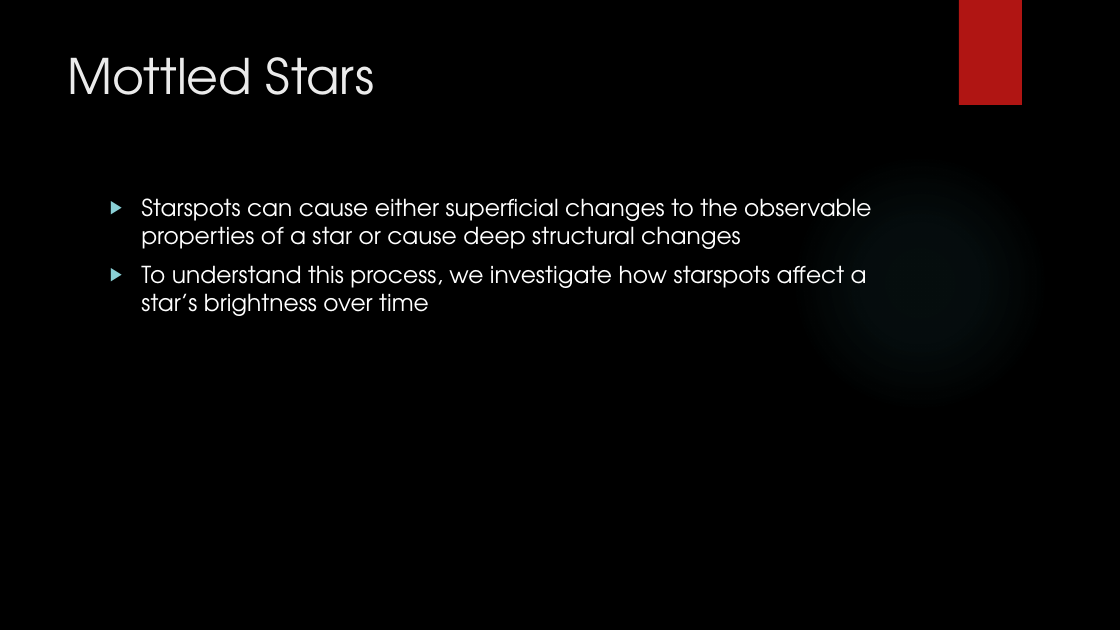
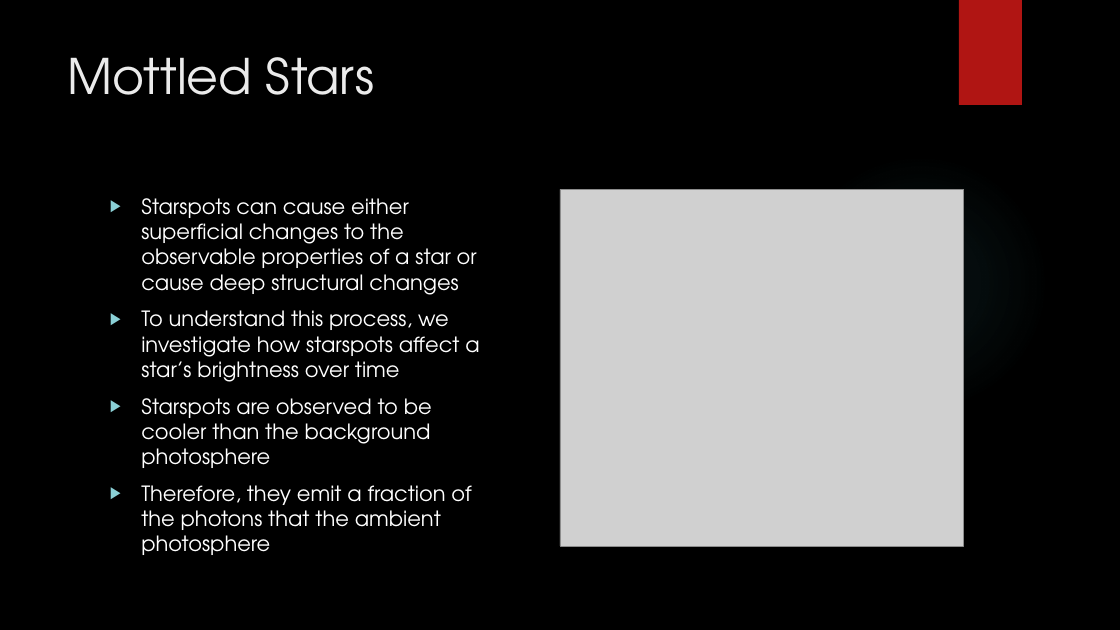
Before and after one commit to mljohn2151/ASTR-3150-GitHub, a slide deck: slide 2 of FUSE - Mottled Stars/FUSE Methodology/Mottled Stars Methodology.pptx. Drawn at 1120x630 pixels with LibreOffice and Linux fonts; fonts in the diff are those of the drawing; grey boxes stand for pictures; background and template pictures are left out. Boxes give left, top, right and bottom in pixels: in the first picture for what was removed or moved away, otherwise in the second. Text is boxed around its words. In the diff, an @@ line names an element or a change of style, - is before the commit and + after.

```diff
--- a/FUSE - Mottled Stars/FUSE Methodology/Mottled Stars Methodology.pptx
+++ b/FUSE - Mottled Stars/FUSE Methodology/Mottled Stars Methodology.pptx
@@ text at [141,198,479,382]: size 20 to 18 pt in "Starspots can cause either superficial changes to ...", "To understand this process, we investigate how ..." @@
@@ picture added at [560,189,965,546] @@
@@ text at [141,398,471,555]: paragraphs added @@
+▶ Starspots are observed to be cooler than the background photosphere
+▶ Therefore, they emit a fraction of the photons that the ambient photosphere
```
Also in this commit, not shown: 3 other slides changed, 6 other files.
